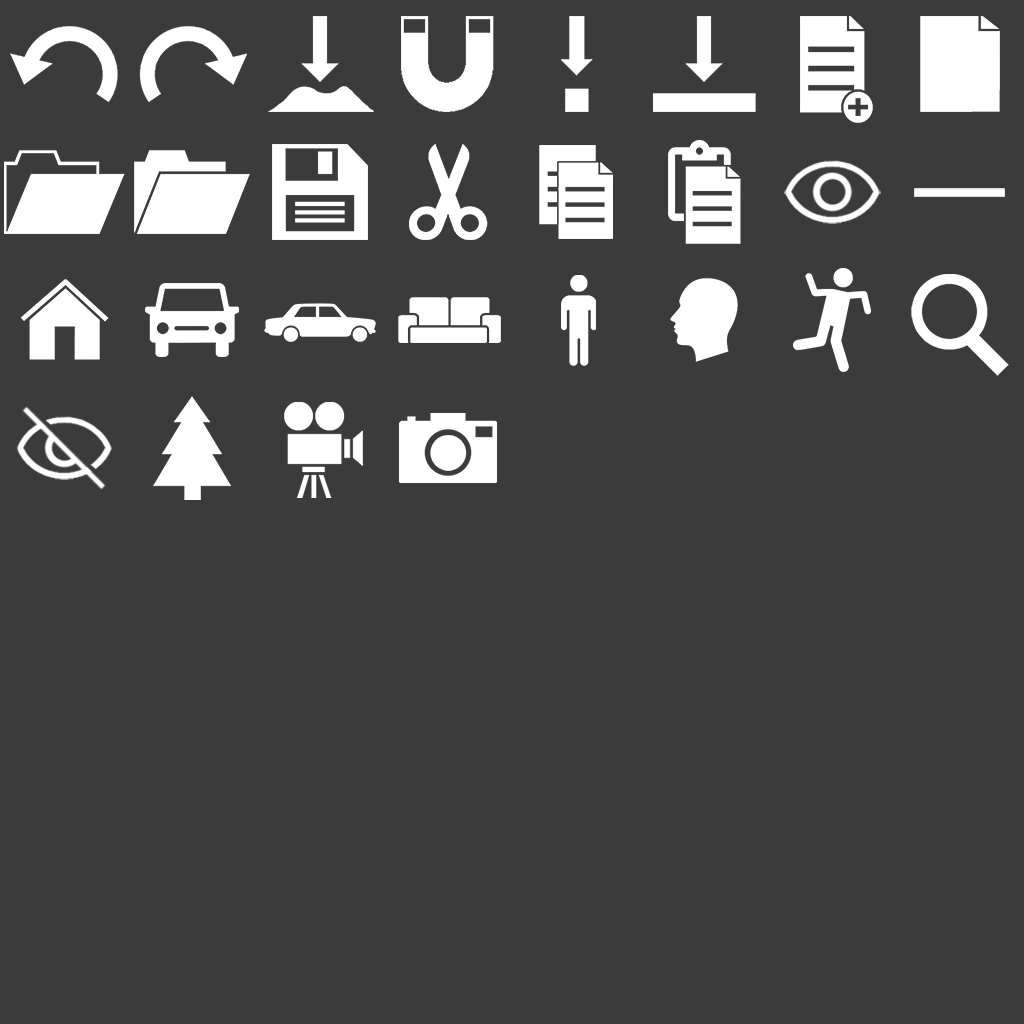
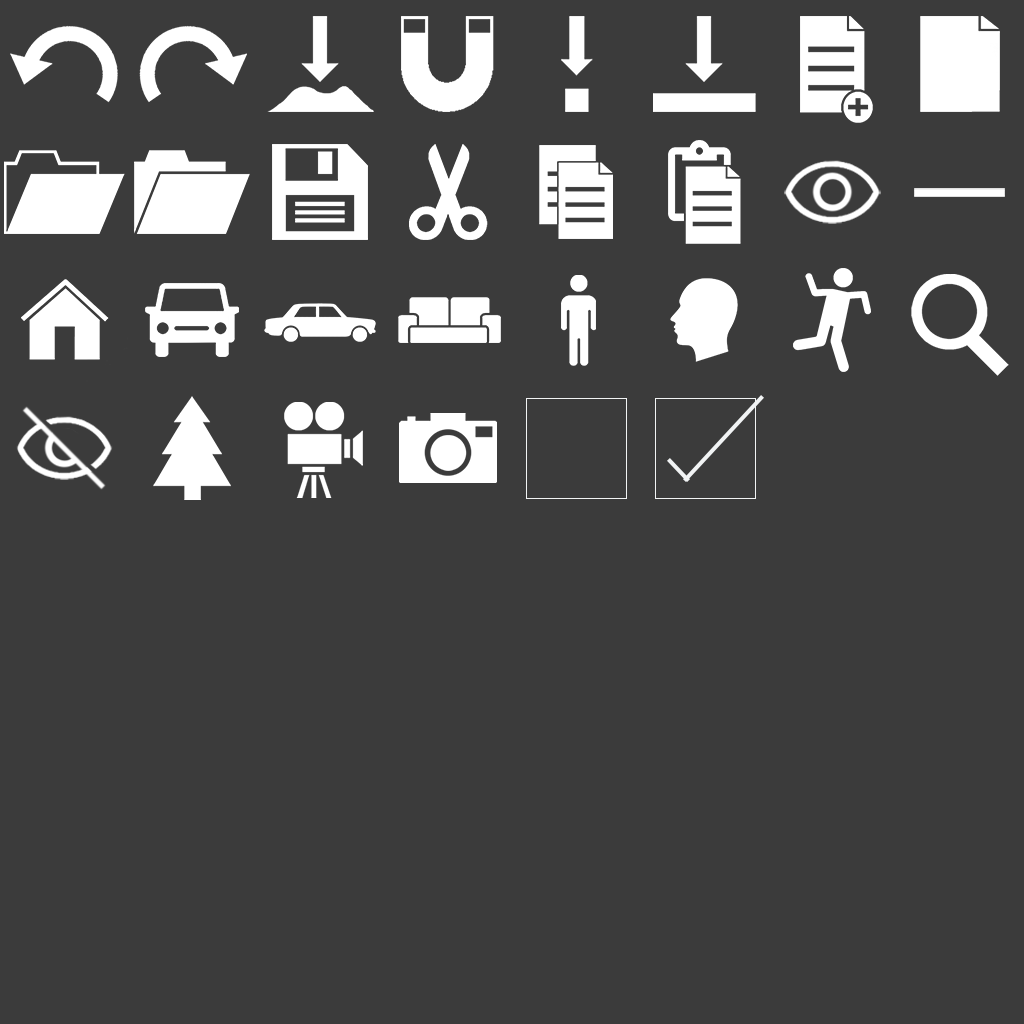
Comparing the layer stacks of the two w=1024, h=1024 images. Changes:
added layer "Line 2" in group "Icons" over box(683, 395, 764, 482)
added layer "Line 1" in group "Icons" over box(667, 458, 690, 482)
added layer "Rectangle 1" (1st of 2, in "Icons") in group "Icons" over box(655, 398, 756, 499)
added layer "Rectangle 1" (2nd of 2, in "Icons") in group "Icons" over box(526, 398, 627, 499)
